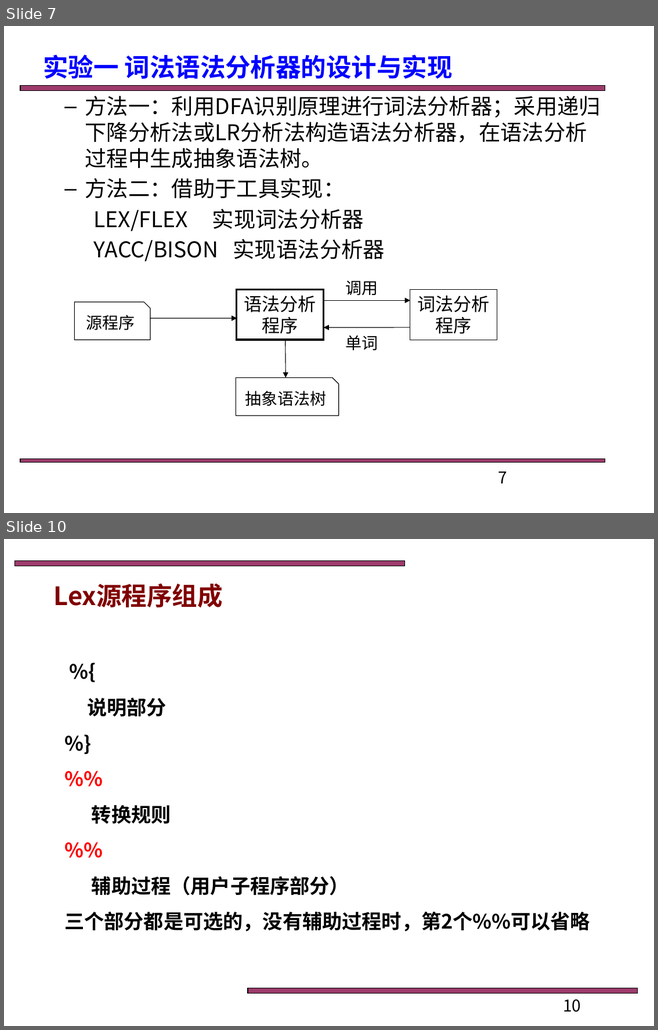
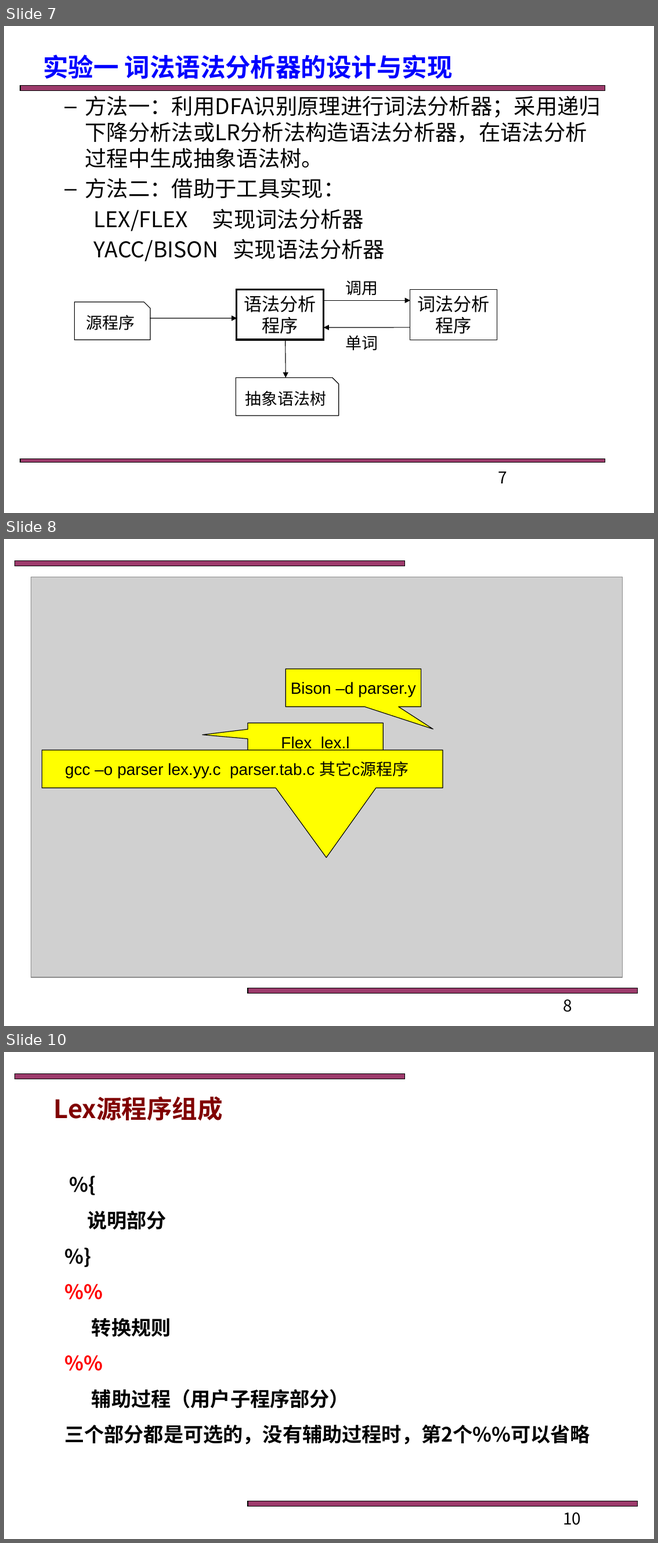
Before and after one commit to truelq/toy, a slide deck: 资料/编译原理实验.pptx. Shown one above the other, each under a label of ours: slides 7 and 10 before the commit, slides 7, 8 and 10 after it; the slides between them are not shown. The pictures are 658x1030 and 658x1543 pixels, drawn with LibreOffice and Linux fonts; fonts in the diff are those of the drawing; grey boxes stand for pictures. Boxes give left, top, right and bottom in pixels: in the first picture for what was removed or moved away, otherwise in the second. Text is boxed around its words. In the diff, an @@ line names an element or a change of style, - is before the commit and + after.

```diff
--- a/资料/编译原理实验.pptx
+++ b/资料/编译原理实验.pptx
@@ slide 8 added at <box>4,539,654,1026</box>, background #FFFFFF; not listed: 2 template elements that a slide beside it also shows @@
@@ picture added at <box>31,577,622,977</box> @@
@@ speech box added at <box>285,669,420,707</box>, fill #FFFF00, outline #000000 0.75 pt, 18 pt, text #000000 @@
+Bison –d parser.y
@@ speech box added at <box>248,723,383,761</box>, fill #FFFF00, outline #000000 0.75 pt, 18 pt, text #000000 @@
+Flex lex.l
@@ speech box added at <box>42,750,442,788</box>, fill #FFFF00, outline #000000 0.75 pt, 18 pt, text #000000 @@
+gcc –o parser lex.yy.c parser.tab.c 其它c源程序
@@ page number added at <box>563,1000,572,1012</box>, 18 pt, text #000000 @@
+8
```
Also in this commit, not shown: 3 slides changed, 1 slide removed, 18 other files.
